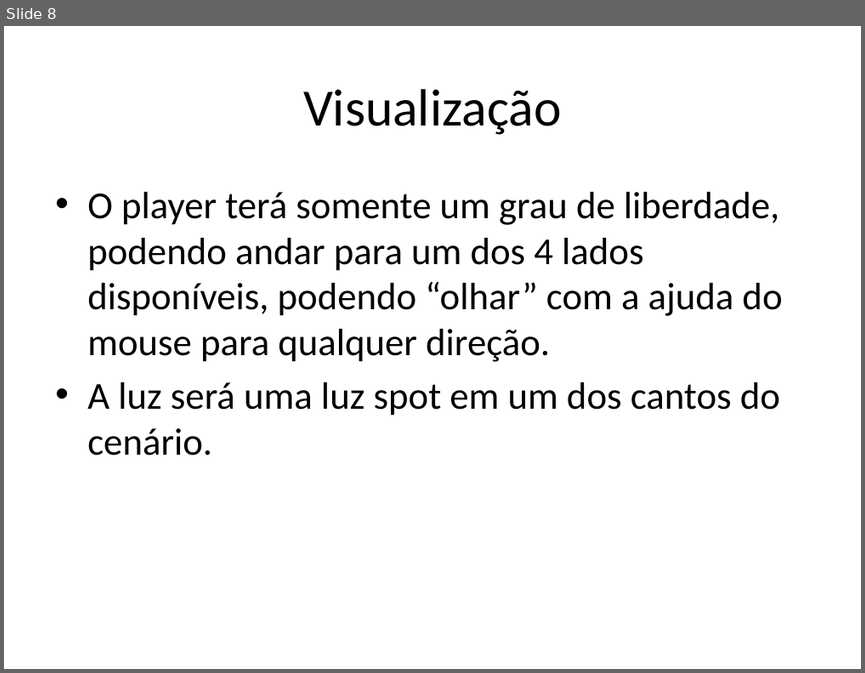
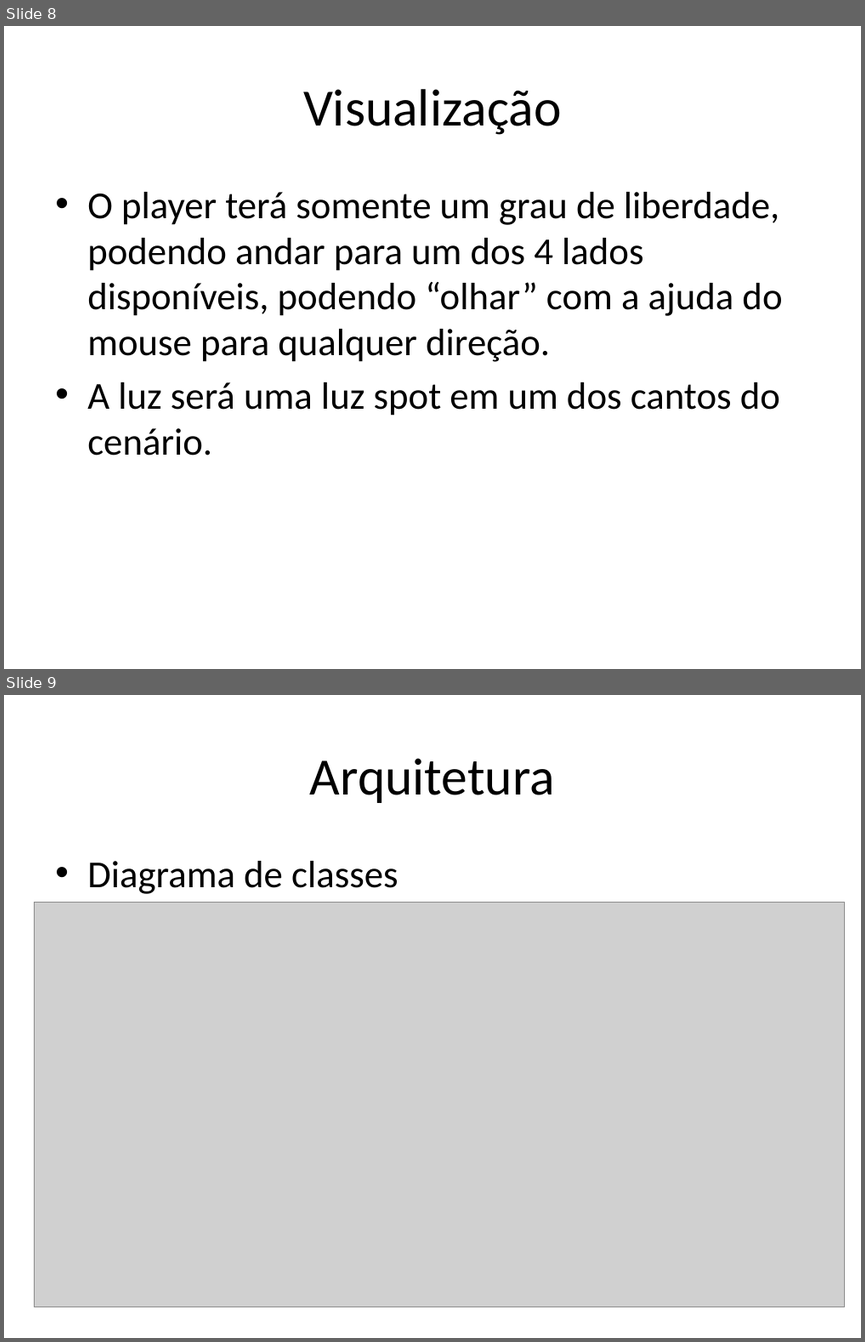
Before and after one commit to Ziul/glmaze, a slide deck: Apresentação/PacMan 3D.pptx. Shown one above the other, each under a label of ours: slide 8 before the commit, slides 8 and 9 after it. The pictures are 865x673 and 865x1342 pixels, drawn with LibreOffice and Linux fonts; fonts in the diff are those of the drawing; grey boxes stand for pictures. Boxes give left, top, right and bottom in pixels: in the first picture for what was removed or moved away, otherwise in the second. Text is boxed around its words. In the diff, an @@ line names an element or a change of style, - is before the commit and + after.

```diff
--- a/Apresentação/PacMan 3D.pptx
+++ b/Apresentação/PacMan 3D.pptx
@@ slide 9 added at (4, 695, 861, 1338), background #FFFFFF @@
@@ title added at (310, 758, 555, 803), 44 pt, text #000000 @@
+Arquitetura
@@ text added at (87, 861, 398, 894), 32 pt, text #000000 @@
+• Diagrama de classes
@@ picture added at (34, 902, 844, 1306) @@
```
Also in this commit, not shown: 5 other slides added.
